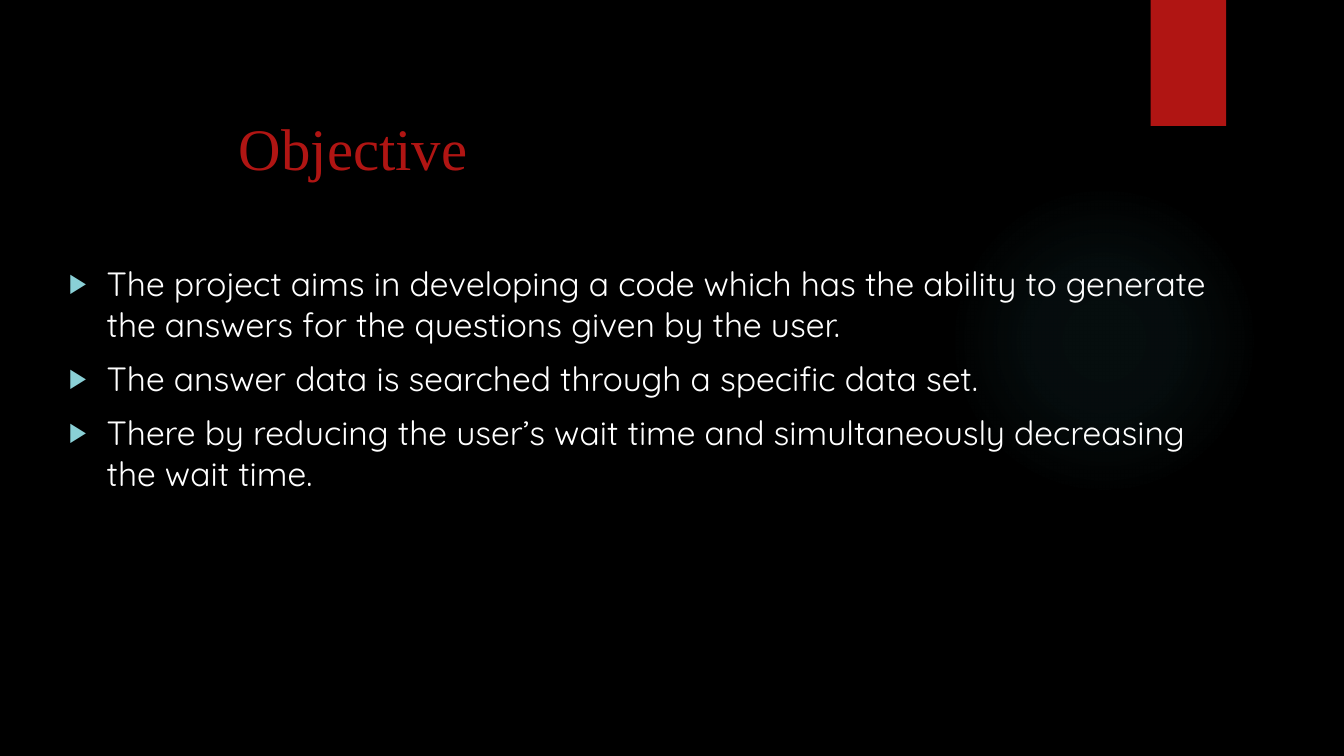
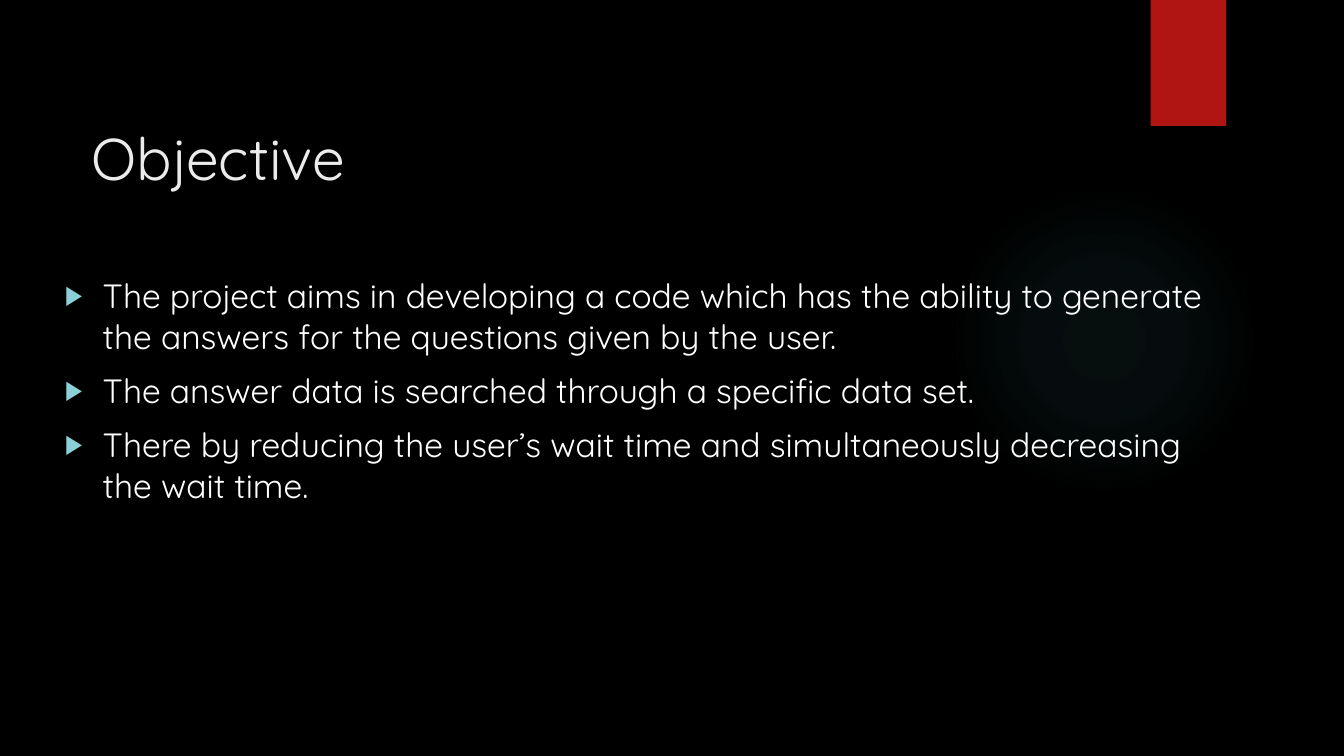
Before and after one commit to SaratM34/Dynamic-Intelligent-Q-A-System-with-Natural-Language-Processing, a slide deck: slide 4 of Documentation/project presentation.pptx. Drawn at 1344x756 pixels with LibreOffice and Linux fonts; fonts in the diff are those of the drawing; background and template pictures are left out. Boxes give left, top, right and bottom in pixels: in the first picture for what was removed or moved away, otherwise in the second. Text is boxed around its words. In the diff, an @@ line names an element or a change of style, - is before the commit and + after.

Commit message:
project

```diff
--- a/Documentation/project presentation.pptx
+++ b/Documentation/project presentation.pptx
@@ title "Objective" moved from (x1=239, y1=129, x2=467, y2=181) to (x1=92, y1=136, x2=345, y2=192) @@
@@ title "Objective" at (x1=92, y1=136, x2=345, y2=192): font Times New Roman to Quicksand, text colour #B01513 to #EBEBEB @@
@@ text "The project aims in developing ..." moved from (x1=107, y1=271, x2=1206, y2=487) to (x1=103, y1=283, x2=1202, y2=499) @@
```
Also in this commit, not shown: 8 other slides changed, 1 slide added, 1 slide removed, 2 other files.
